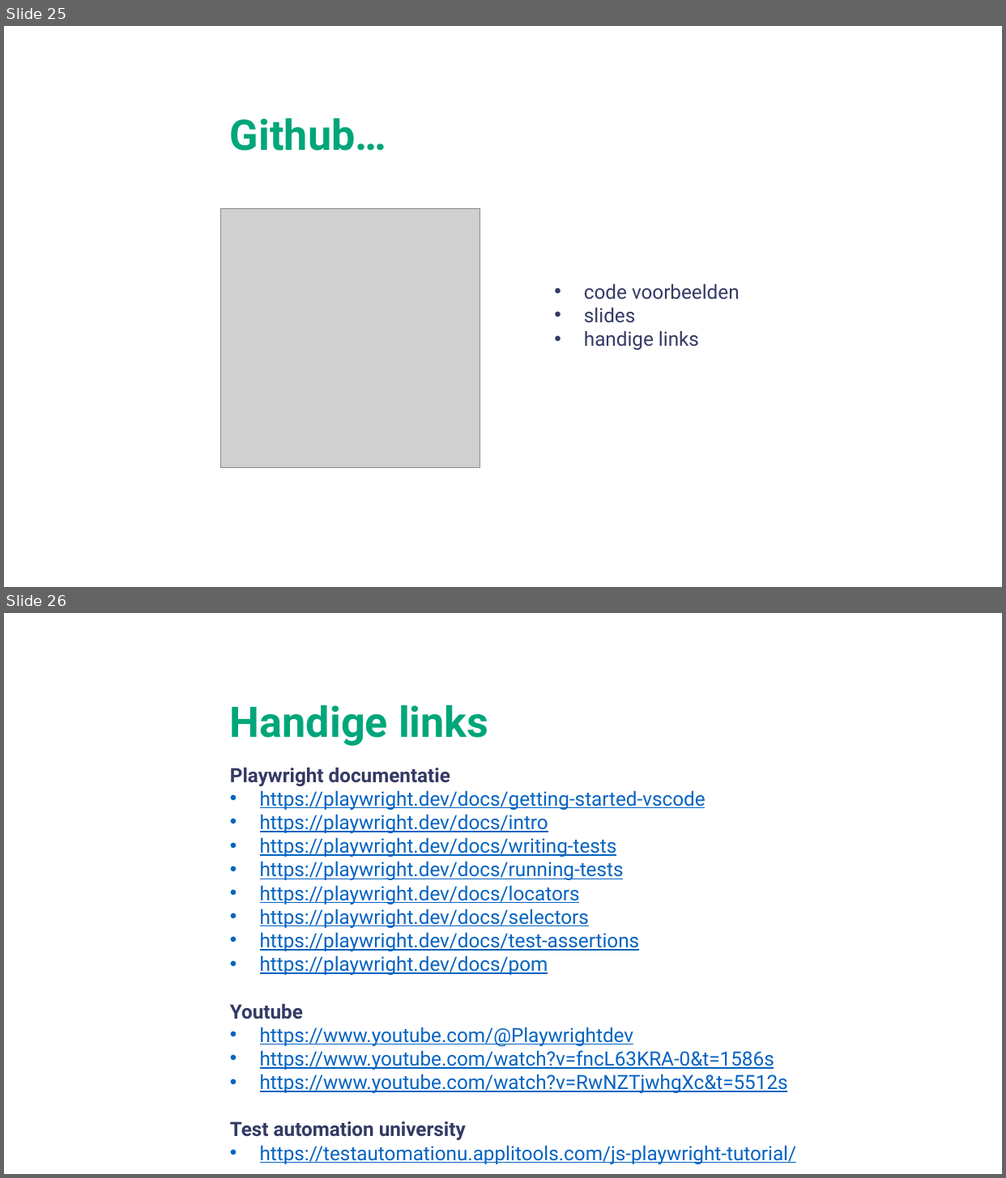
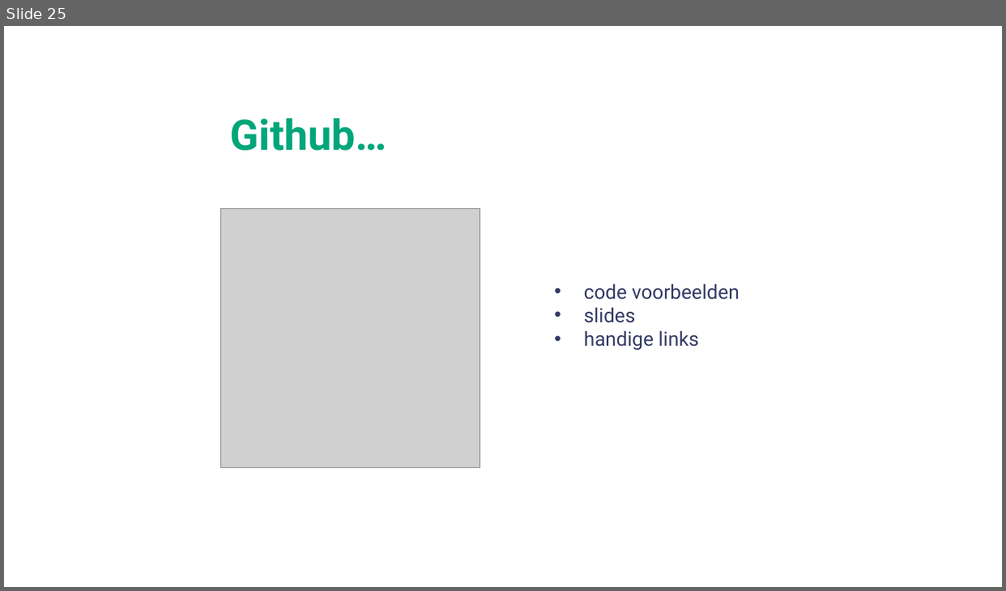
Before and after one commit to cmbos/TAcafe_Plawyright, a slide deck: Playwright.pptx. Shown one above the other, each under a label of ours: slides 25 and 26 before the commit, slide 25 after it. The pictures are 1006x1178 and 1006x591 pixels, drawn with LibreOffice and Linux fonts; fonts in the diff are those of the drawing; grey boxes stand for pictures; background and template pictures are left out. Boxes give left, top, right and bottom in pixels: in the first picture for what was removed or moved away, otherwise in the second. Text is boxed around its words. In the diff, an @@ line names an element or a change of style, - is before the commit and + after.

```diff
--- a/Playwright.pptx
+++ b/Playwright.pptx
@@ slide 26 removed at (x1=4, y1=613, x2=1002, y2=1174), background picture (left out) @@
@@ text removed at (x1=230, y1=705, x2=489, y2=746) @@
-Handige links
@@ text removed at (x1=230, y1=767, x2=797, y2=1165) @@
-Playwright documentatie
-• https://playwright.dev/docs/getting-started-vscode
-• https://playwright.dev/docs/intro
-• https://playwright.dev/docs/writing-tests
-• https://playwright.dev/docs/running-tests
-• https://playwright.dev/docs/locators
-• https://playwright.dev/docs/selectors
-• https://playwright.dev/docs/test-assertions
-• https://playwright.dev/docs/pom
-Youtube
-• https://www.youtube.com/@Playwrightdev
-• https://www.youtube.com/watch?v=fncL63KRA-0&t=1586s
-• https://www.youtube.com/watch?v=RwNZTjwhgXc&t=5512s
-Test automation university
-• https://testautomationu.applitools.com/js-playwright-tutorial/
```
Also in this commit, not shown: 1 other slide removed.
